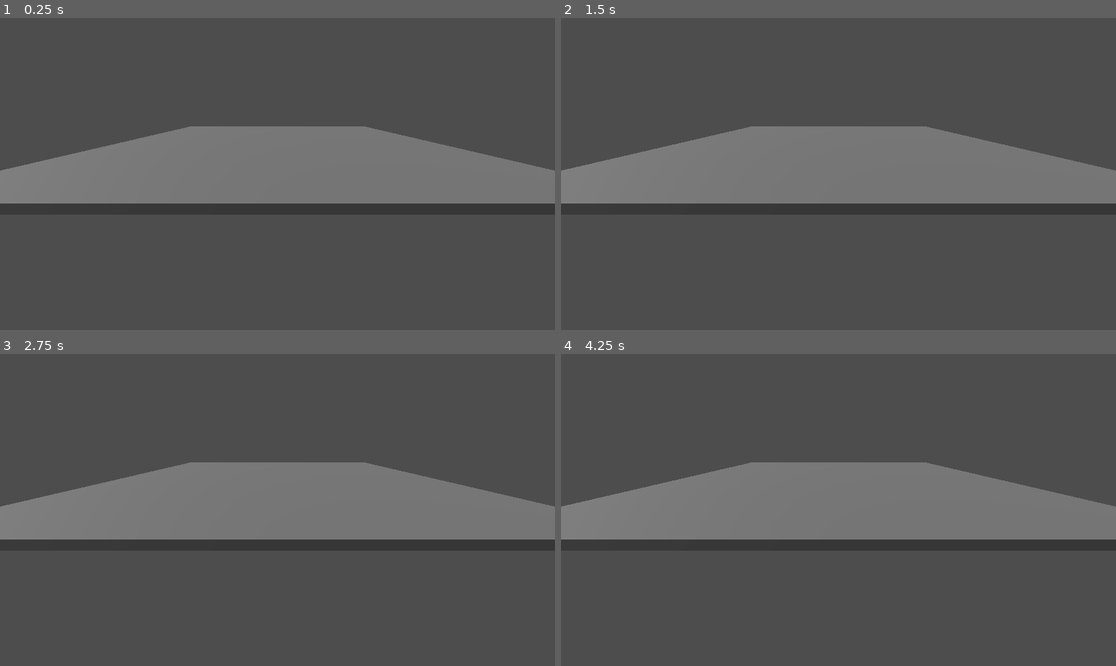
Above: before the commit, frames 1-4 (two rows, left to right).
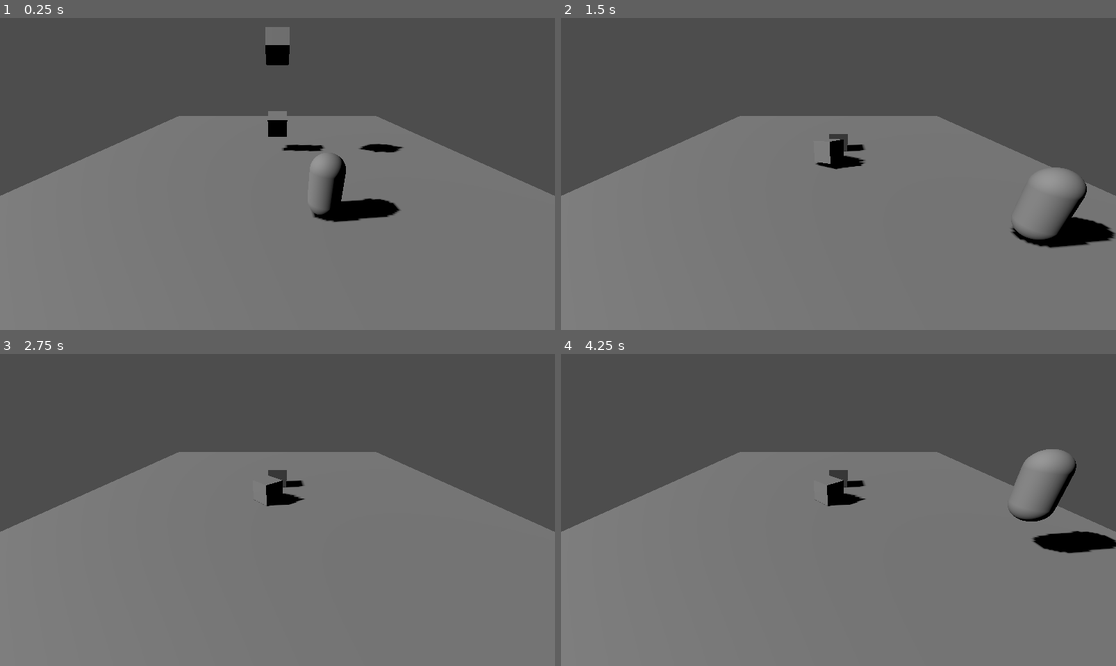
Above: after the commit, the same moments.

Repository: Anky209e/millke
Game: Godot game, scene res://level_1.tscn
The game is run twice, just before and just after one commit, with the same random seed, the same clock (stepped at 60 frames per second) and the same inputs. The project has no main scene, so this scene is started directly.
Inputs:
- Up to frame 1 (0.25 s): no input
- Up to frame 2 (1.5 s): tap Enter (ui_accept) at 0.5, 0.6, 0.77, 1.07, 1.35 s; hold Right (ui_right) 0.53-1.28 s; hold Down (ui_down) from 1.28 s (still down)
- Up to frame 3 (2.75 s): tap Enter (ui_accept) at 1.52, 1.82, 2.1 s; release Down (ui_down) at 2.03 s; hold Right (ui_right) from 2.03 s (still down)
- Up to frame 4 (4.25 s): tap Enter (ui_accept) at 2.75, 2.85, 3.02, 3.32, 3.5, 3.6, 3.77, 4.07 s; release Right (ui_right) at 2.78 s; hold Up (ui_up) 2.78-3.53 s; hold Left (ui_left) from 3.53 s (still down)

The runs differ from the first frame. In frame 1, 45% of the frame differs, in the area x 0-100%, y 2-100%; in frame 2, 44%; in frame 3, 44%; in frame 4, 46%, in the area x 0-100%, y 30-100%.

Commit message:
added player and blocks

Diff:
--- /dev/null
+++ b/block.tscn
@@ -0,0 +1,13 @@
+[gd_scene load_steps=3 format=3 uid="uid://dqn1cqb4hkluv"]
+
+[sub_resource type="BoxMesh" id="BoxMesh_wqoce"]
+
+[sub_resource type="BoxShape3D" id="BoxShape3D_01ul5"]
+
+[node name="Block" type="RigidBody3D"]
+
+[node name="MeshInstance3D" type="MeshInstance3D" parent="."]
+mesh = SubResource("BoxMesh_wqoce")
+
+[node name="CollisionShape3D" type="CollisionShape3D" parent="."]
+shape = SubResource("BoxShape3D_01ul5")
--- a/level_1.tscn
+++ b/level_1.tscn
@@ -1,4 +1,7 @@
-[gd_scene load_steps=3 format=3 uid="uid://da8t3udpmmbvx"]
+[gd_scene load_steps=5 format=3 uid="uid://da8t3udpmmbvx"]
+
+[ext_resource type="PackedScene" uid="uid://dqn1cqb4hkluv" path="res://block.tscn" id="1_g5208"]
+[ext_resource type="PackedScene" uid="uid://cbuu1oxrp1rlb" path="res://player.tscn" id="2_jlxti"]
 
 [sub_resource type="BoxMesh" id="BoxMesh_321y0"]
 size = Vector3(20, 0.3, 20)
@@ -9,7 +12,7 @@
 [node name="Level1" type="Node3D"]
 
 [node name="Camera3D" type="Camera3D" parent="."]
-transform = Transform3D(1, 0, 0, 0, 0.948749, 0.31603, 0, -0.31603, 0.948749, 0, 2.34982, 14.3888)
+transform = Transform3D(1, 0, 0, 0, 0.893771, 0.448524, 0, -0.448524, 0.893771, 0, 4.14155, 11.1383)
 
 [node name="Floor" type="StaticBody3D" parent="."]
 metadata/_edit_group_ = true
@@ -22,3 +25,15 @@
 
 [node name="DirectionalLight3D" type="DirectionalLight3D" parent="."]
 transform = Transform3D(0.101061, 0.612866, -0.783698, -0.0783827, 0.790187, 0.607833, 0.991788, -3.75612e-09, 0.127895, -13.1979, 12.0732, 0)
+shadow_enabled = true
+
+[node name="Blocks" type="Node3D" parent="."]
+
+[node name="Block1" parent="Blocks" instance=ExtResource("1_g5208")]
+transform = Transform3D(1, 0, 0, 0, 0.96371, -0.266952, 0, 0.266952, 0.96371, 0, 1.87799, 0)
+
+[node name="Block2" parent="Blocks" instance=ExtResource("1_g5208")]
+transform = Transform3D(1, 0, 0, 0, 0.689733, -0.724064, 0, 0.724064, 0.689733, 0, 5.40656, 0.766459)
+
+[node name="Player" parent="." instance=ExtResource("2_jlxti")]
+transform = Transform3D(1, 0, 0, 0, 1, 0, 0, 0, 1, 1.41907, 1.15, 5.93414)
--- /dev/null
+++ b/player.gd
@@ -0,0 +1,31 @@
+extends CharacterBody3D
+
+
+const SPEED = 5.0
+const JUMP_VELOCITY = 4.5
+
+# Get the gravity from the project settings to be synced with RigidBody nodes.
+var gravity = ProjectSettings.get_setting("physics/3d/default_gravity")
+
+
+func _physics_process(delta):
+	# Add the gravity.
+	if not is_on_floor():
+		velocity.y -= gravity * delta
+
+	# Handle jump.
+	if Input.is_action_just_pressed("ui_accept") and is_on_floor():
+		velocity.y = JUMP_VELOCITY
+
+	# Get the input direction and handle the movement/deceleration.
+	# As good practice, you should replace UI actions with custom gameplay actions.
+	var input_dir = Input.get_vector("ui_left", "ui_right", "ui_up", "ui_down")
+	var direction = (transform.basis * Vector3(input_dir.x, 0, input_dir.y)).normalized()
+	if direction:
+		velocity.x = direction.x * SPEED
+		velocity.z = direction.z * SPEED
+	else:
+		velocity.x = move_toward(velocity.x, 0, SPEED)
+		velocity.z = move_toward(velocity.z, 0, SPEED)
+
+	move_and_slide()
--- /dev/null
+++ b/player.tscn
@@ -0,0 +1,16 @@
+[gd_scene load_steps=4 format=3 uid="uid://cbuu1oxrp1rlb"]
+
+[ext_resource type="Script" path="res://player.gd" id="1_62txf"]
+
+[sub_resource type="CapsuleMesh" id="CapsuleMesh_u6xko"]
+
+[sub_resource type="CapsuleShape3D" id="CapsuleShape3D_0ocul"]
+
+[node name="Player" type="CharacterBody3D"]
+script = ExtResource("1_62txf")
+
+[node name="MeshInstance3D" type="MeshInstance3D" parent="."]
+mesh = SubResource("CapsuleMesh_u6xko")
+
+[node name="CollisionShape3D" type="CollisionShape3D" parent="."]
+shape = SubResource("CapsuleShape3D_0ocul")
